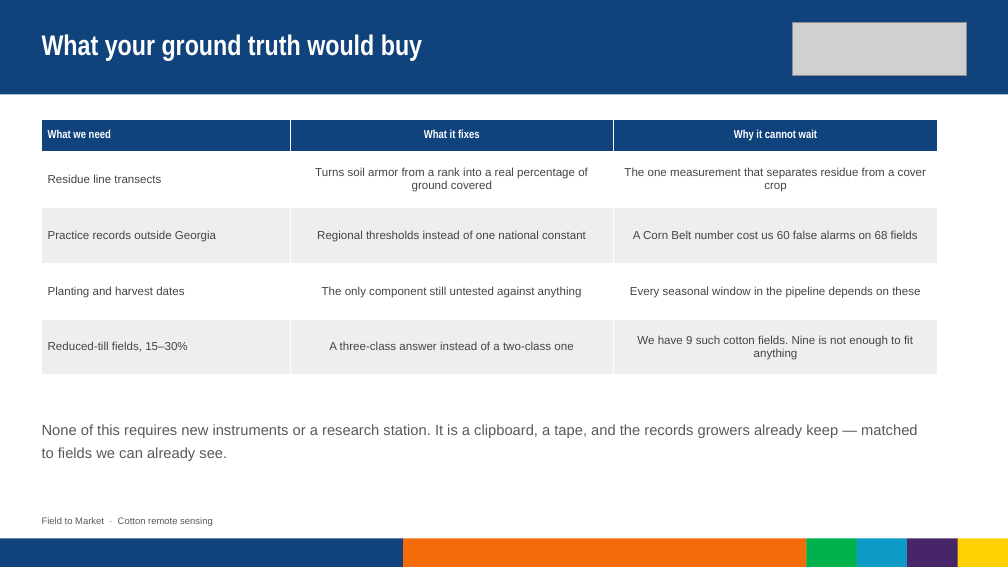
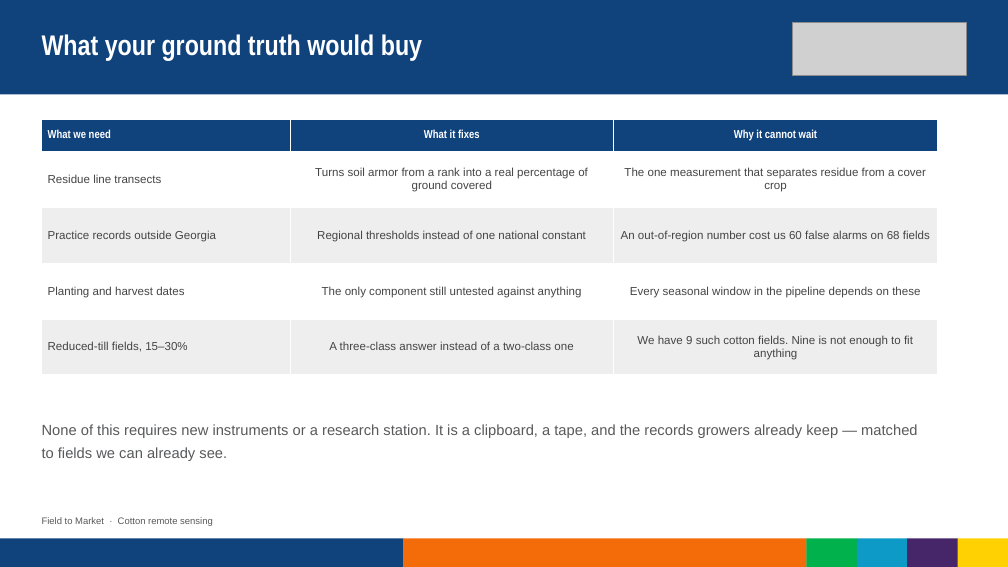
Before and after one commit to GeoHolm/sandbox-remote-sensing-tool-main1, a slide deck: slide 13 of pitch/cotton-2026/Cotton-Remote-Sensing-Pitch.pptx. Drawn at 1008x567 pixels with LibreOffice and Linux fonts; fonts in the diff are those of the drawing; grey boxes stand for pictures. Boxes give left, top, right and bottom in pixels: in the first picture for what was removed or moved away, otherwise in the second. Text is boxed around its words. In the diff, an @@ line names an element or a change of style, - is before the commit and + after.

```diff
--- a/pitch/cotton-2026/Cotton-Remote-Sensing-Pitch.pptx
+++ b/pitch/cotton-2026/Cotton-Remote-Sensing-Pitch.pptx
@@ table at (42,119,938,375) @@
-row 3, column 3: A Corn Belt number cost us 60 false alarms on 68 fields
+row 3, column 3: An out-of-region number cost us 60 false alarms on 68 fields
```
Also in this commit, not shown: 1 other slide changed, 19 other files.
